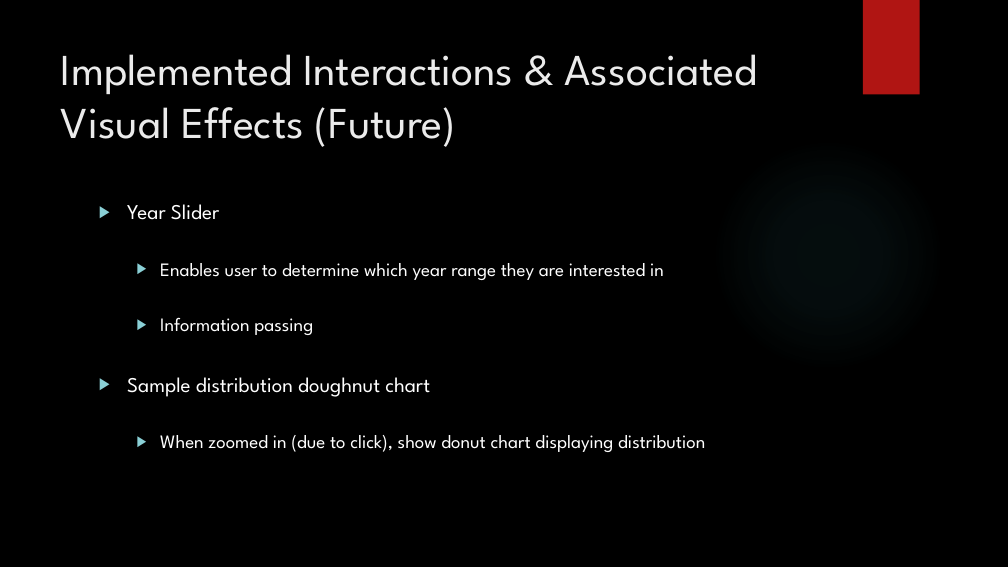
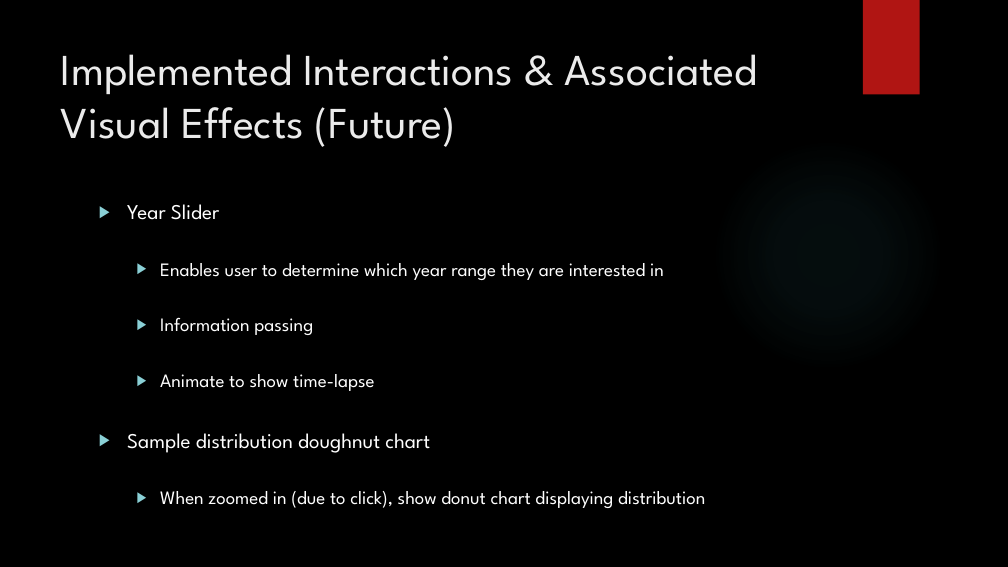
Before and after one commit to tuckergordon/furbish_project, a slide deck: slide 7 of FinalProjectPresentation.pptx. Drawn at 1008x567 pixels with LibreOffice and Linux fonts; fonts in the diff are those of the drawing; background and template pictures are left out. Boxes give left, top, right and bottom in pixels: in the first picture for what was removed or moved away, otherwise in the second. Text is boxed around its words. In the diff, an @@ line names an element or a change of style, - is before the commit and + after.

```diff
--- a/FinalProjectPresentation.pptx
+++ b/FinalProjectPresentation.pptx
@@ text at [160, 374, 374, 391]: paragraph added @@
+  ▶ Animate to show time-lapse
```
Also in this commit, not shown: 3 other slides changed, 1 slide added.
